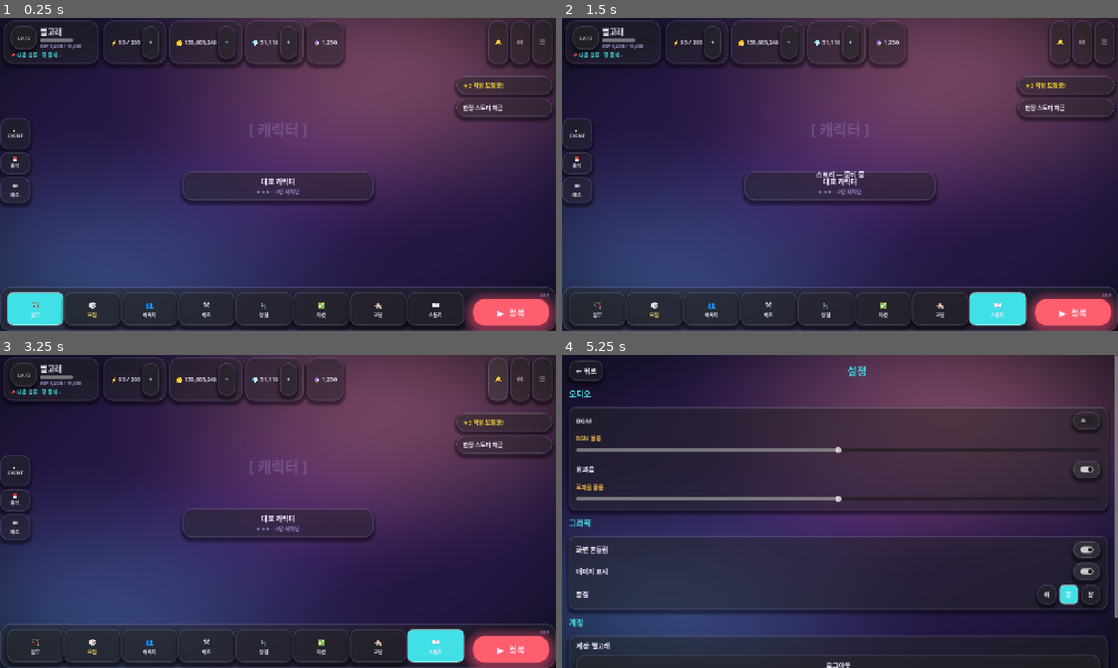
Above: before the commit, frames 1-4 (two rows, left to right).
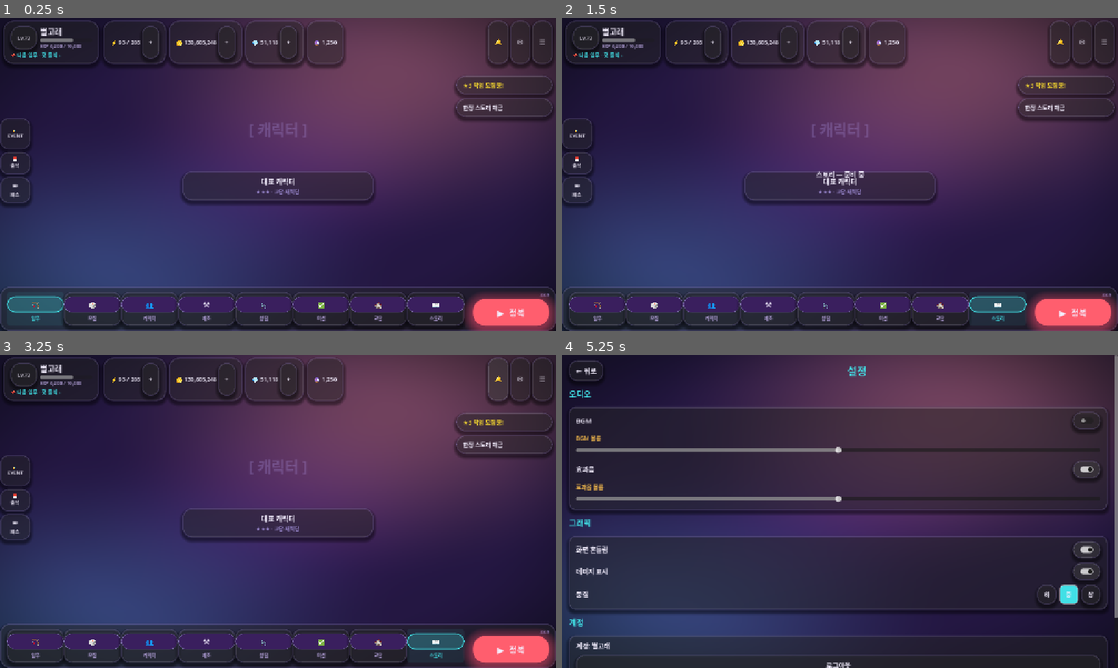
Above: after the commit, the same moments.

Repository: KADSA-OFFICIAL/Group-2
Game: Godot game, scene res://Boot.tscn
The game is run twice, just before and just after one commit, with the same random seed, the same clock (stepped at 60 frames per second) and the same inputs.
Inputs (mouse positions are in pixels of both pictures, inside the frame that each line leads up to):
- Up to frame 1 (0.25 s): no input
- Up to frame 2 (1.5 s): click (995, 309) at 0.5 s; click (995, 309) at 1.25 s
- Up to frame 3 (3.25 s): click "+" at 2 s; click "🔔" at 2.75 s
- Up to frame 4 (5.25 s): click "✉" at 3.5 s; click "← 뒤로" at 4.25 s; click "☰" at 5 s

The runs differ from the first frame. In frame 1, 4.6% of the frame differs, in the area x 1-84%, y 87-99%; in frame 2, 4.6%; in frame 3, 4.6%; in frame 4, nothing differs.

Commit message:
feat: 하단 nav 아이콘 원형 배지 디자인 적용
- 각 nav 버튼 Icon 라벨에 원형 StyleBox 배지 적용
  (bg=C_BG2, corner_radius=999, border=1px, padding=6)
- 아이콘(18px, 38×38)과 이름(10px) 사이 separation=5px 확보
- 선택된 버튼: 배지 bg=C_CYAN 22% + cyan 테두리 2px + 이름도 cyan
- 비선택 버튼: 배지 bg=C_BG2 + dim 테두리 + 이름 dim 색상
- NavPanel 높이 76px로 조정
- 모든 변경은 GDScript 코드로 적용 (에디터 tscn 덮어쓰기 불영향)

Co-Authored-By: Claude Sonnet 4.6 <noreply@anthropic.com>

Diff:
--- a/screens/main/main_screen.gd
+++ b/screens/main/main_screen.gd
@@ -62,26 +62,51 @@
 	GameData.stamina_changed.connect(func(c, m): stamina_value.text = "%d / %d" % [c, m])
 
 	for child in bottom_nav.get_children():
-		if child is Button:
-			var b := child as Button
-			b.toggle_mode = true
-			b.button_group = _nav_group
-			b.add_theme_stylebox_override("pressed", ThemeFactory.accent_box(14))
-			b.pressed.connect(_on_nav_pressed.bind(b))
-			# 아이콘 크기·간격 코드로 강제 (에디터 tscn 덮어쓰기 방지)
-			var vbox := b.get_node_or_null("VBox") as VBoxContainer
-			if vbox != null:
-				vbox.add_theme_constant_override("separation", 2)
-				var icon_lbl := vbox.get_node_or_null("Icon") as Label
-				if icon_lbl != null:
-					icon_lbl.add_theme_font_size_override("font_size", 18)
-					icon_lbl.custom_minimum_size = Vector2(26, 26)
-				var name_lbl := vbox.get_node_or_null("Name") as Label
-				if name_lbl != null:
-					name_lbl.add_theme_font_size_override("font_size", 11)
+		if not (child is Button):
+			continue
+		var b := child as Button
+		b.toggle_mode = true
+		b.button_group = _nav_group
+		# 버튼 자체는 투명 배경 유지, 눌림 시 미세 하이라이트만
+		var pressed_sb := StyleBoxFlat.new()
+		pressed_sb.set_corner_radius_all(8)
+		pressed_sb.bg_color = Color(ThemeFactory.C_CYAN, 0.08)
+		b.add_theme_stylebox_override("pressed",  pressed_sb)
+		b.add_theme_stylebox_override("hover",    pressed_sb)
+		b.pressed.connect(_on_nav_pressed.bind(b))
+
+		var vbox := b.get_node_or_null("VBox") as VBoxContainer
+		if vbox == null:
+			continue
+		# 아이콘과 이름 사이 간격
+		vbox.add_theme_constant_override("separation", 5)
+
+		# ── 원형 배지 배경 ──
+		var icon_lbl := vbox.get_node_or_null("Icon") as Label
+		if icon_lbl != null:
+			icon_lbl.add_theme_font_size_override("font_size", 18)
+			icon_lbl.custom_minimum_size = Vector2(38, 38)
+			var badge_sb := StyleBoxFlat.new()
+			badge_sb.set_corner_radius_all(999)
+			badge_sb.bg_color = ThemeFactory.C_BG2
+			badge_sb.border_color = Color(ThemeFactory.C_LINE)
+			badge_sb.set_border_width_all(1)
+			badge_sb.set_content_margin_all(6)
+			icon_lbl.add_theme_stylebox_override("normal", badge_sb)
+
+		# ── 이름 텍스트 ──
+		var name_lbl := vbox.get_node_or_null("Name") as Label
+		if name_lbl != null:
+			name_lbl.add_theme_font_size_override("font_size", 10)
+			name_lbl.add_theme_color_override("font_color", ThemeFactory.C_INK_DIM)
+
+	# 선택된 버튼의 배지 색 강조 처리
+	_nav_group.pressed.connect(_on_nav_group_pressed)
+
 	var hunt := bottom_nav.get_node_or_null("Hunt") as Button
 	if hunt:
 		hunt.button_pressed = true
+		_highlight_nav_icon(hunt, true)
 
 	# top-bar system buttons
 	var mail_btn := %Mail as Button
@@ -103,10 +128,10 @@
 	conquest_button.pressed.connect(_on_conquest)
 	next_stage_label.text = "33-9"
 
-	# NavPanel 높이 축소 (작아진 아이콘에 맞춤)
+	# NavPanel 높이: 원형 배지(38) + 간격(5) + 이름(13) + 여백 = 76px
 	var nav_panel := get_node_or_null("NavPanel") as PanelContainer
 	if nav_panel != null:
-		nav_panel.offset_top = -72.0
+		nav_panel.offset_top = -76.0
 
 	toast_label.visible = false
 
@@ -156,6 +181,39 @@
 	token_value.text = _comma(GameData.faction_token)
 
 
+func _on_nav_group_pressed(btn: BaseButton) -> void:
+	for child in bottom_nav.get_children():
+		if child is Button:
+			_highlight_nav_icon(child as Button, child == btn)
+
+
+func _highlight_nav_icon(btn: Button, active: bool) -> void:
+	var vbox := btn.get_node_or_null("VBox") as VBoxContainer
+	if vbox == null:
+		return
+	var icon_lbl := vbox.get_node_or_null("Icon") as Label
+	if icon_lbl == null:
+		return
+	var badge_sb := StyleBoxFlat.new()
+	badge_sb.set_corner_radius_all(999)
+	badge_sb.set_content_margin_all(6)
+	if active:
+		badge_sb.bg_color = Color(ThemeFactory.C_CYAN, 0.22)
+		badge_sb.border_color = ThemeFactory.C_CYAN
+		badge_sb.set_border_width_all(2)
+		var name_lbl := vbox.get_node_or_null("Name") as Label
+		if name_lbl:
+			name_lbl.add_theme_color_override("font_color", ThemeFactory.C_CYAN)
+	else:
+		badge_sb.bg_color = ThemeFactory.C_BG2
+		badge_sb.border_color = Color(ThemeFactory.C_LINE)
+		badge_sb.set_border_width_all(1)
+		var name_lbl := vbox.get_node_or_null("Name") as Label
+		if name_lbl:
+			name_lbl.add_theme_color_override("font_color", ThemeFactory.C_INK_DIM)
+	icon_lbl.add_theme_stylebox_override("normal", badge_sb)
+
+
 func _on_nav_pressed(btn: Button) -> void:
 	var scene: PackedScene = _nav_map.get(btn.name, null)
 	if scene != null:
